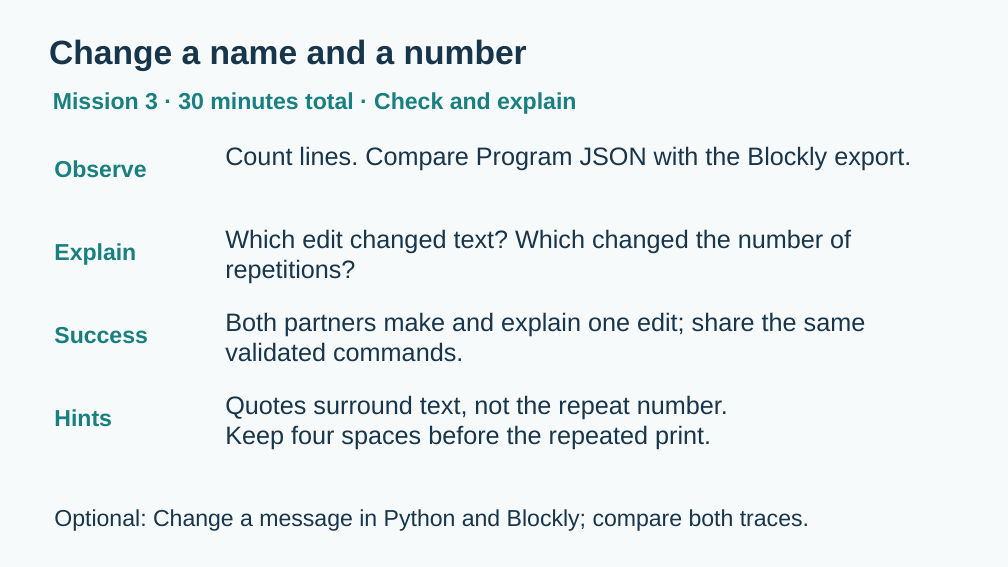
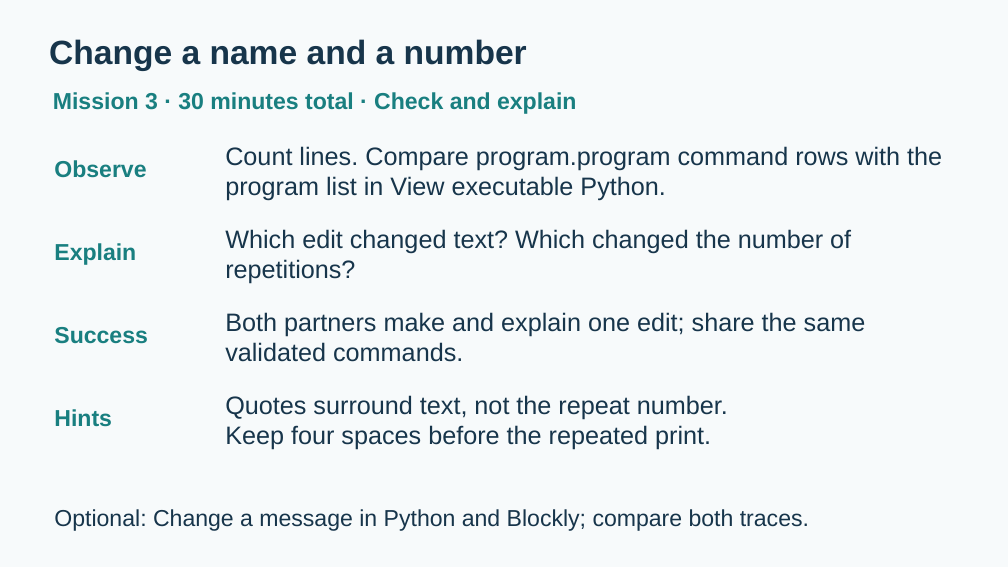
Before and after one commit to mul-cps/teaching-exciting-science-2026, a slide deck: slide 14 of docs/workshop-slides.pptx. Drawn at 1008x567 pixels with LibreOffice and Linux fonts; fonts in the diff are those of the drawing. Boxes give left, top, right and bottom in pixels: in the first picture for what was removed or moved away, otherwise in the second. Text is boxed around its words. In the diff, an @@ line names an element or a change of style, - is before the commit and + after.

```diff
--- a/docs/workshop-slides.pptx
+++ b/docs/workshop-slides.pptx
@@ text at [225,146,942,200]: text changed @@
-Count lines. Compare Program JSON with the Blockly export.
+Count lines. Compare program.program command rows with the program list in View executable Python.
```
Also in this commit, not shown: 3 other slides changed, 14 other files.
